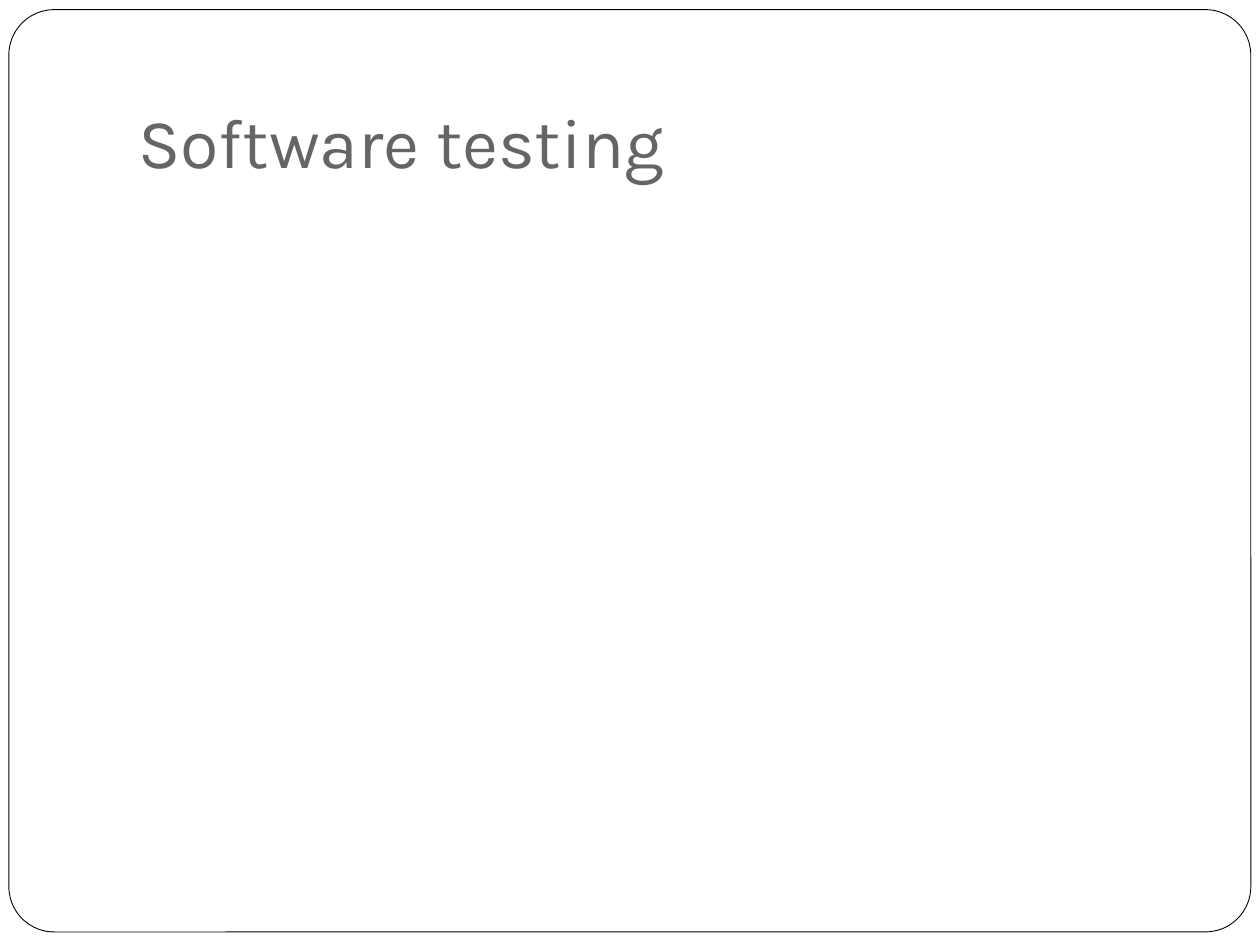
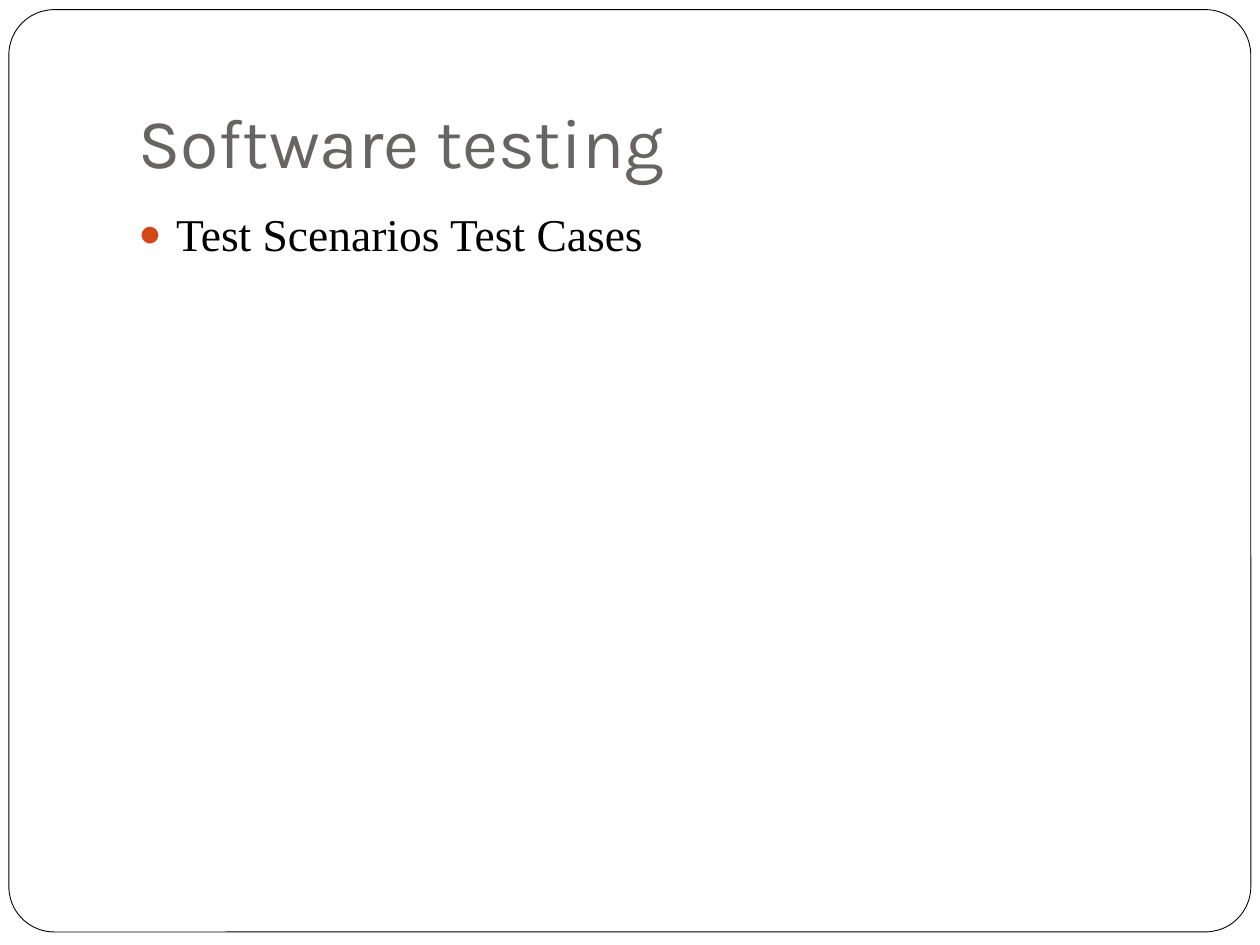
Before and after one commit to rosemarythomas994/VueR-assignment, a slide deck: slide 15 of Presentation Assignment.pptx (slide 14 before the commit). Drawn at 1260x945 pixels with LibreOffice and Linux fonts; fonts in the diff are those of the drawing. Boxes give left, top, right and bottom in pixels: in the first picture for what was removed or moved away, otherwise in the second. Text is boxed around its words. In the diff, an @@ line names an element or a change of style, - is before the commit and + after.

```diff
--- a/Presentation Assignment.pptx
+++ b/Presentation Assignment.pptx
@@ text added at (176,221,643,252), 26 pt, text #000000 @@
+● Test Scenarios Test Cases
```
Also in this commit, not shown: 7 other slides changed, 5 slides added, 4 slides removed, 28 other files.
